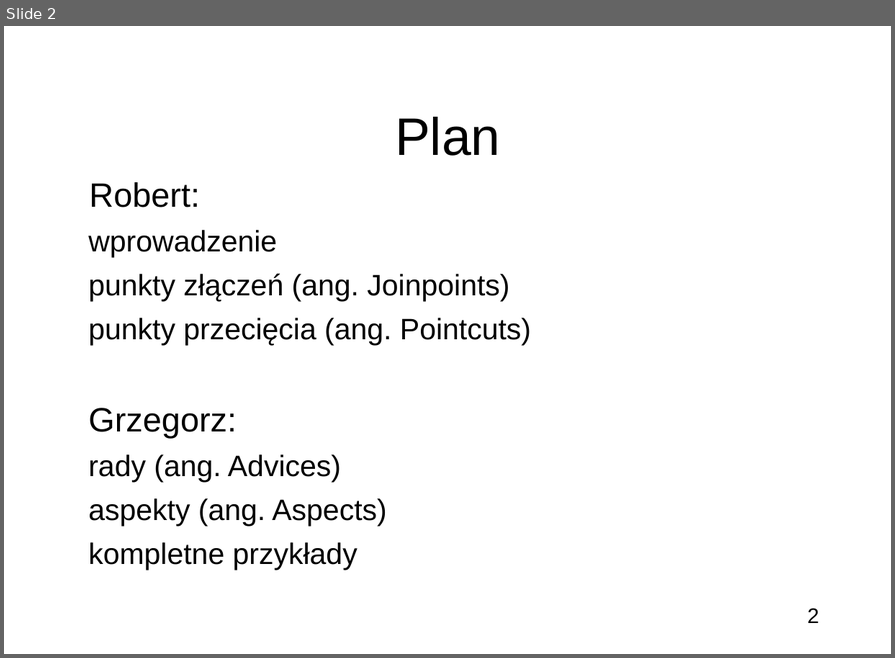
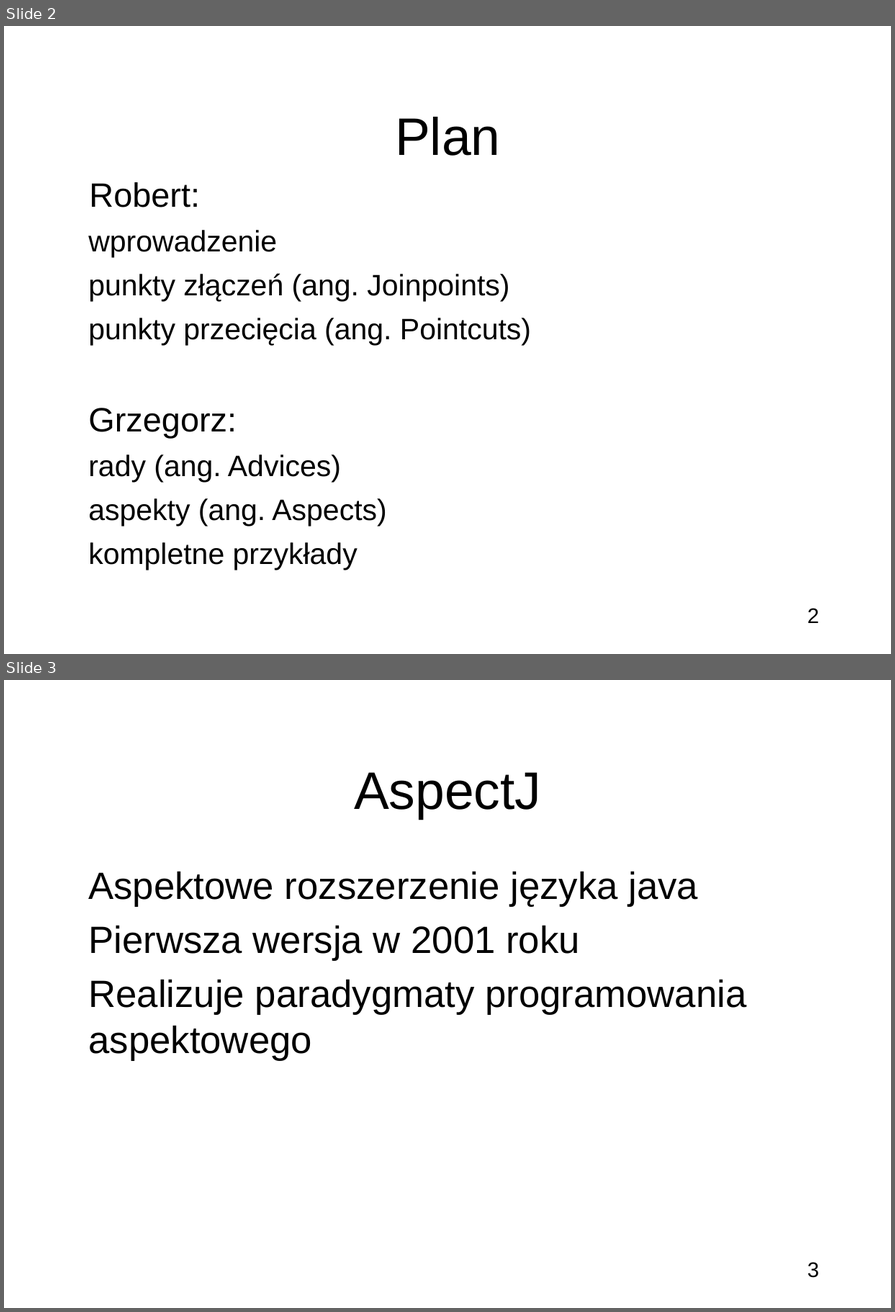
Before and after one commit to bercik/zti_seminar, a slide deck: prezentacja.odp. Shown one above the other, each under a label of ours: slide 2 before the commit, slides 2 and 3 after it. The pictures are 895x658 and 895x1312 pixels, drawn with LibreOffice and Linux fonts; fonts in the diff are those of the drawing; background and template pictures are left out. Boxes give left, top, right and bottom in pixels: in the first picture for what was removed or moved away, otherwise in the second. Text is boxed around its words. In the diff, an @@ line names an element or a change of style, - is before the commit and + after.

```diff
--- a/prezentacja.odp
+++ b/prezentacja.odp
@@ slide 3 added at [4, 680, 891, 1308], background picture (left out); not listed: 1 template element that a slide beside it also shows @@
@@ title added at [354, 772, 541, 819], 50 pt, text #000000 @@
+AspectJ
@@ subtitle added at [88, 871, 746, 1060], 36 pt, text #000000 @@
+● Aspektowe rozszerzenie języka java
+● Pierwsza wersja w 2001 roku
+● Realizuje paradygmaty programowania aspektowego
```
Also in this commit, not shown: 5 other slides added, 2 slides removed.
